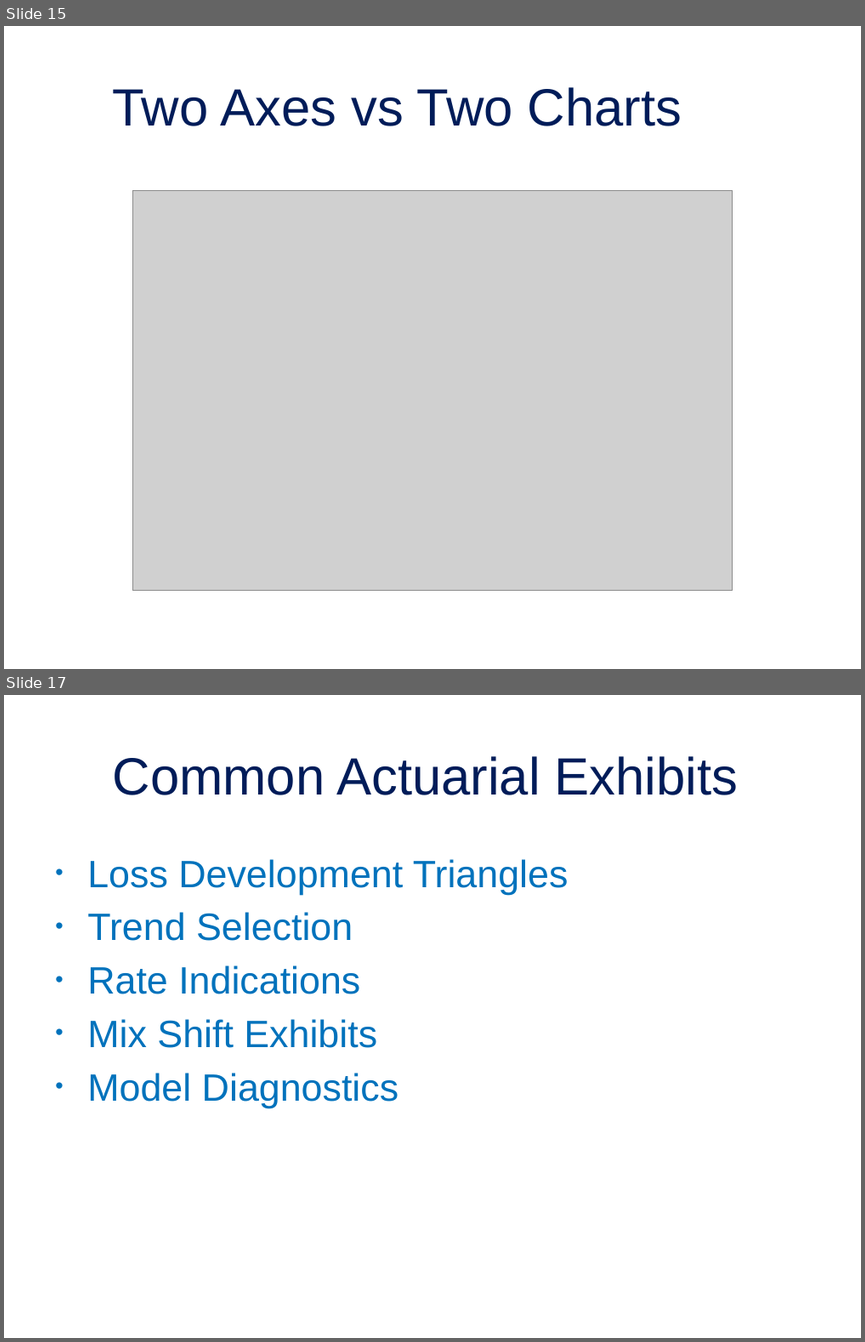
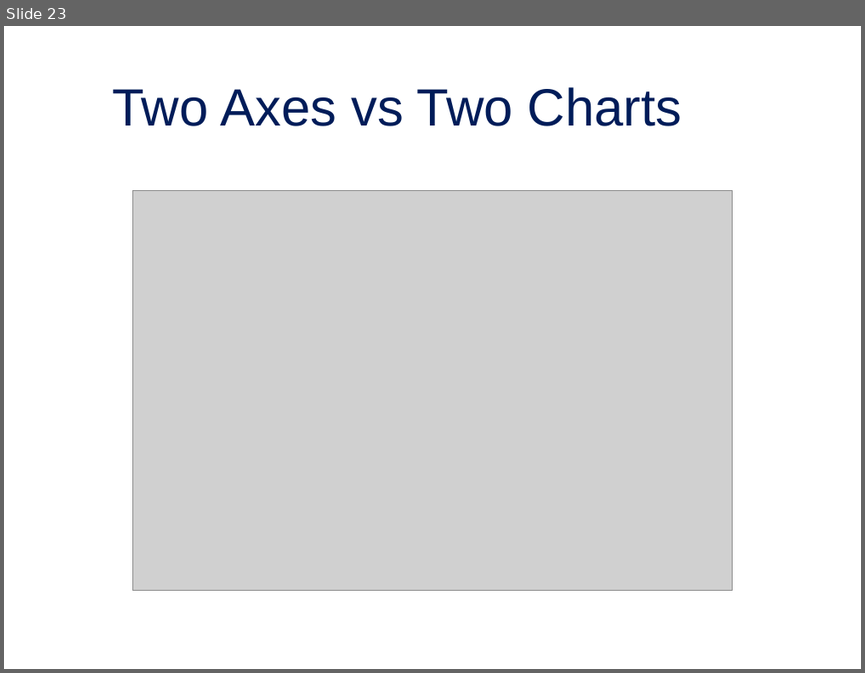
Before and after one commit to jordan-bonner/CAS_Spr23, a slide deck: Presentation Slides/Effective Data Visualization for Actuaries.pptx. Shown one above the other, each under a label of ours: slides 15 and 17 before the commit, slide 23 after it; the slides between them are not shown. The pictures are 865x1342 and 865x673 pixels, drawn with LibreOffice and Linux fonts; fonts in the diff are those of the drawing; grey boxes stand for pictures; background and template pictures are left out. Boxes give left, top, right and bottom in pixels: in the first picture for what was removed or moved away, otherwise in the second. Text is boxed around its words. In the diff, an @@ line names an element or a change of style, - is before the commit and + after.

```diff
--- a/Presentation Slides/Effective Data Visualization for Actuaries.pptx
+++ b/Presentation Slides/Effective Data Visualization for Actuaries.pptx
@@ slide 17 removed at [4, 695, 861, 1338], background picture (left out) @@
@@ title removed at [113, 756, 738, 795] @@
-Common Actuarial Exhibits
@@ text removed at [87, 859, 568, 1108] @@
-• Loss Development Triangles
-• Trend Selection
-• Rate Indications
-• Mix Shift Exhibits
-• Model Diagnostics
@@ what was slide 15 is now slide 23 @@
```
Also in this commit, not shown: 2 slides changed, 9 slides added, 16 other slides removed, 6 other files.
